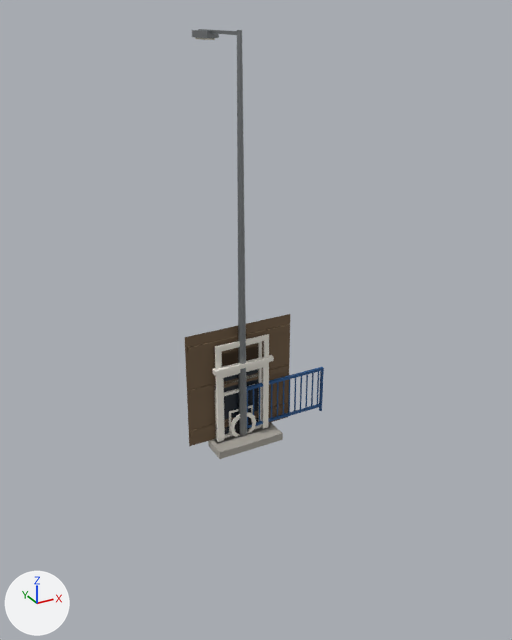
The glTF model public/models/slavonia/kit.glb: old version first, new version second.
Camera for both pictures: a camera (50 mm lens) standing at (-6.0, -11.49, 8.33) and looking at (0.33, 0.02, 2.58). The lights are fixed; the arrows at lower left show +X, +Y and +Z. The first picture is the older version.

Before the edit, the objects in view are built like this:
```python
me_door_barn_005 = bpy.data.meshes.new('door_barn.005')
me_door_barn_005.from_pydata(...)  # 60 vertices, 72 faces; spans x -1.2..1.2, y 0.08..0.11, z 0.0..2.5
# faces by material slot: [62, 10]
me_door_barn_005.materials.append(mat_plank)  # brown #715c44
me_door_barn_005.materials.append(mat_iron)  # black #232325
me_door_house_005 = bpy.data.meshes.new('door_house.005')
me_door_house_005.from_pydata(...)  # 88 vertices, 120 faces; spans x -0.75..0.75, y -0.4..0.14, z -0.16..2.21
# faces by material slot: [30, 42, 30, 8, 10]
me_door_house_005.materials.append(mat_joinery)  # white #ede9df
me_door_house_005.materials.append(mat_leaf)  # brown #60442c
me_door_house_005.materials.append(mat_surround)  # white #f0ede3
me_door_house_005.materials.append(mat_sill)  # grey #a9a69d
me_door_house_005.materials.append(mat_iron)  # black #232325
me_window_street_005 = bpy.data.meshes.new('window_street.005')
me_window_street_005.from_pydata(...)  # 76 vertices, 88 faces; spans x -0.68..0.68, y -0.11..0.08, z -0.38..1.72
# faces by material slot: [28, 50, 2, 8]
me_window_street_005.materials.append(mat_joinery)  # white #ede9df
me_window_street_005.materials.append(mat_surround)  # white #f0ede3
me_window_street_005.materials.append(mat_glass)  # dark blue #212831
me_window_street_005.materials.append(mat_sill)  # grey #a9a69d
ob_door_barn = bpy.data.objects.new('door_barn', me_door_barn_005)
ob_door_barn.location = (0.0, 0.0, 0.0)
ob_door_house = bpy.data.objects.new('door_house', me_door_house_005)
ob_door_house.location = (0.0, 0.0, 0.0)
ob_window_street = bpy.data.objects.new('window_street', me_window_street_005)
ob_window_street.location = (0.0, 0.0, 0.0)
# also in view: 'lamp' at (0.0, 0.81, 4.0); 'railing' at (1.0, 0.0, 0.55)
```
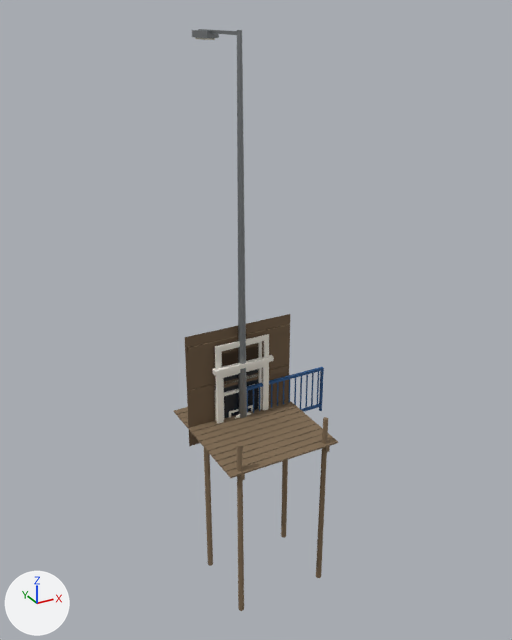
Edits to the scene script, one JSON object a line:
```json
{"op": "add", "block": "mat_timber", "code": ["mat_timber = principled_material('timber')", "mat_timber.base_color = (0.22, 0.151, 0.0869)  # brown #816c53", "mat_timber.roughness = 0.9"]}
{"op": "add", "block": "me_platform", "code": ["me_platform = bpy.data.meshes.new('platform')", "me_platform.from_pydata(...)  # 176 vertices, 256 faces; spans x -1.2..1.2, y -1.8..0.9, z -3.0..1.0", "me_platform.materials.append(mat_timber)  # brown #816c53"]}
{"op": "add", "block": "ob_platform", "code": ["ob_platform = bpy.data.objects.new('platform', me_platform)", "ob_platform.location = (0.0, 0.0, 0.0)"]}
```

Boxes [x1, y1, x2, y2] around the edits, measured in the pictures (512 x 640 px):
```json
{"object": "platform", "change": "added", "after": [174, 399, 338, 611], "on screen": "brown"}
{"object": "door_house", "change": "unchanged, covered by the edit", "before": [208, 334, 283, 459], "after": [215, 334, 269, 424]}
```
